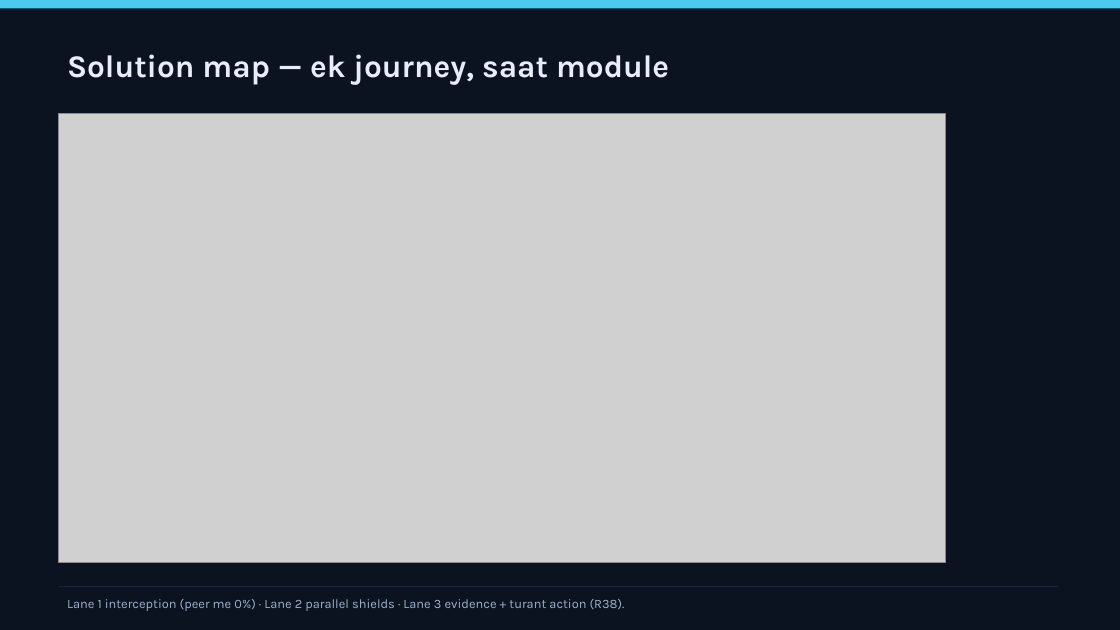
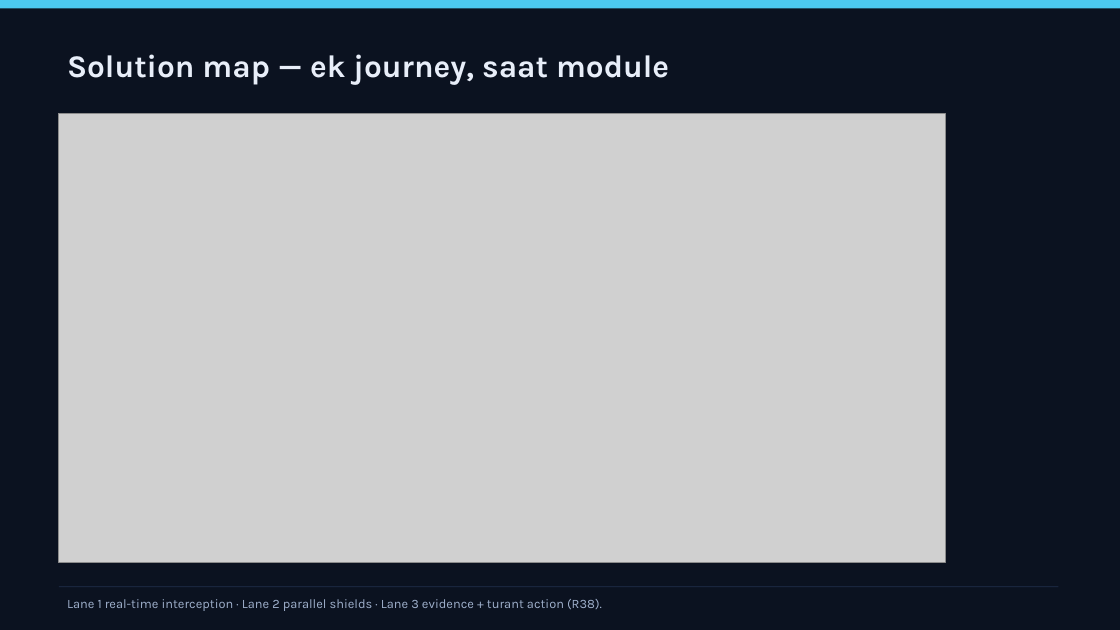
Before and after one commit to sudonishant/satarkpay-repo, a slide deck: slide 3 of web/deck/satarkpay_deck.pptx. Drawn at 1120x630 pixels with LibreOffice and Linux fonts; fonts in the diff are those of the drawing; grey boxes stand for pictures. Boxes give left, top, right and bottom in pixels: in the first picture for what was removed or moved away, otherwise in the second. Text is boxed around its words. In the diff, an @@ line names an element or a change of style, - is before the commit and + after.

Commit message:
🧹 Remove OSINT, competitor analysis, and peer repo references across repository

```diff
--- a/web/deck/satarkpay_deck.pptx
+++ b/web/deck/satarkpay_deck.pptx
@@ text at [67,599,602,611]: text changed @@
-Lane 1 interception (peer me 0%) · Lane 2 parallel shields · Lane 3 evidence + turant action (R38).
+Lane 1 real-time interception · Lane 2 parallel shields · Lane 3 evidence + turant action (R38).
```
Also in this commit, not shown: 4 other slides changed, 1 slide added, 1 slide removed, 26 other files.
